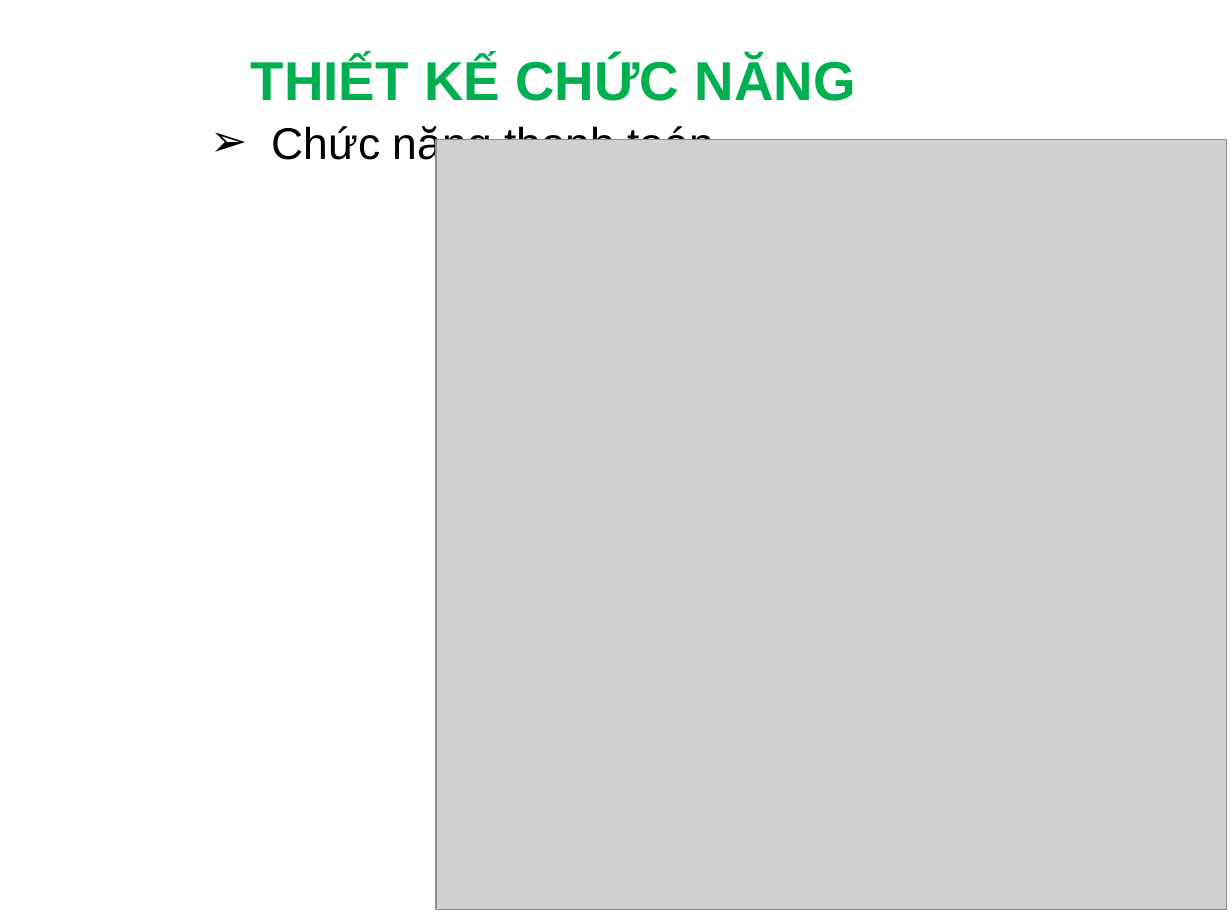
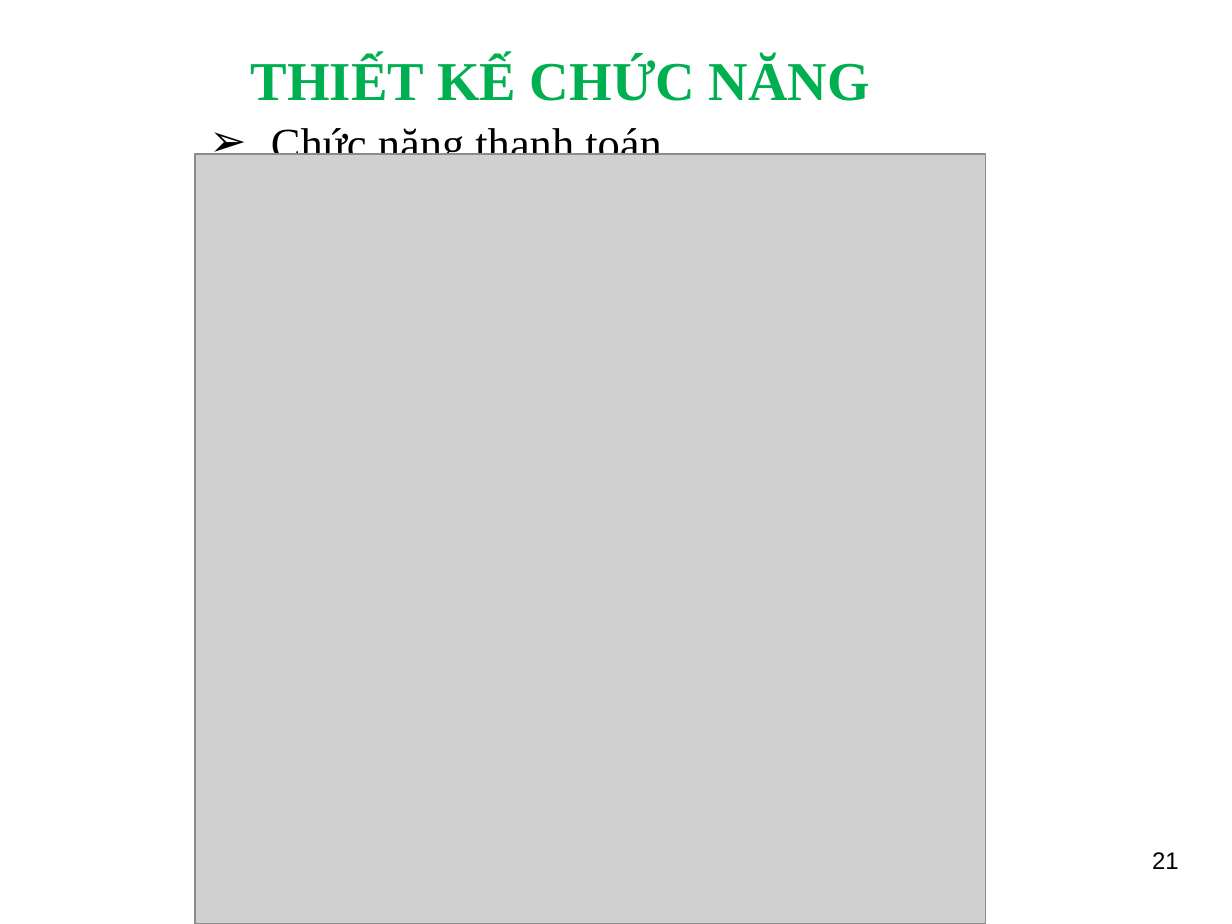
Before and after one commit to dangtuanhuy/MyBagBag, a slide deck: slide 21 of Doc/SlideBC_DT_Huy.ppt (slide 17 before the commit). Drawn at 1232x924 pixels with LibreOffice and Linux fonts; fonts in the diff are those of the drawing; grey boxes stand for pictures; background and template pictures are left out. Boxes give left, top, right and bottom in pixels: in the first picture for what was removed or moved away, otherwise in the second. Text is boxed around its words. In the diff, an @@ line names an element or a change of style, - is before the commit and + after.

```diff
--- a/Doc/SlideBC_DT_Huy.ppt
+++ b/Doc/SlideBC_DT_Huy.ppt
@@ title "THIẾT KẾ CHỨC NĂNG" at (x1=251, y1=57, x2=870, y2=101): font Arial to Times New Roman @@
@@ text "Chức năng thanh toán" at (x1=271, y1=124, x2=662, y2=155): font Arial to Times New Roman @@
@@ picture moved from (x1=436, y1=139, x2=1227, y2=909) to (x1=195, y1=154, x2=986, y2=924) @@
@@ page number at (x1=1152, y1=852, x2=1179, y2=869): text changed @@
-17
+21
```
Also in this commit, not shown: 24 other slides changed, 4 slides added, 11 other files.
